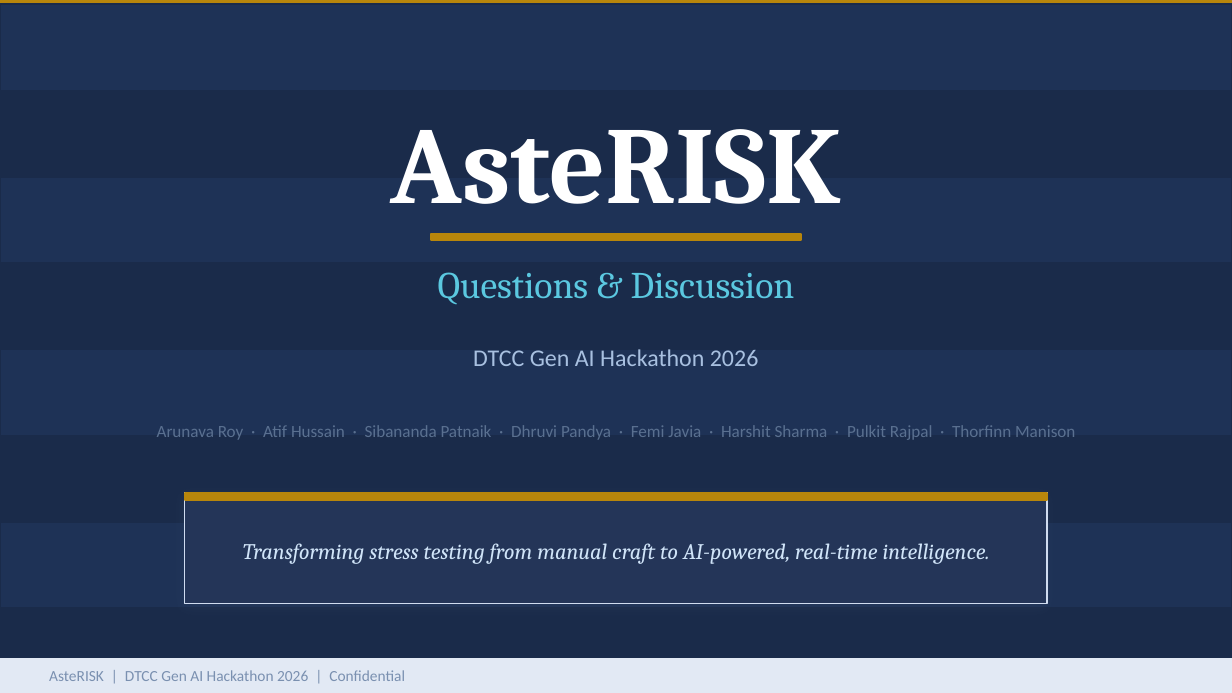
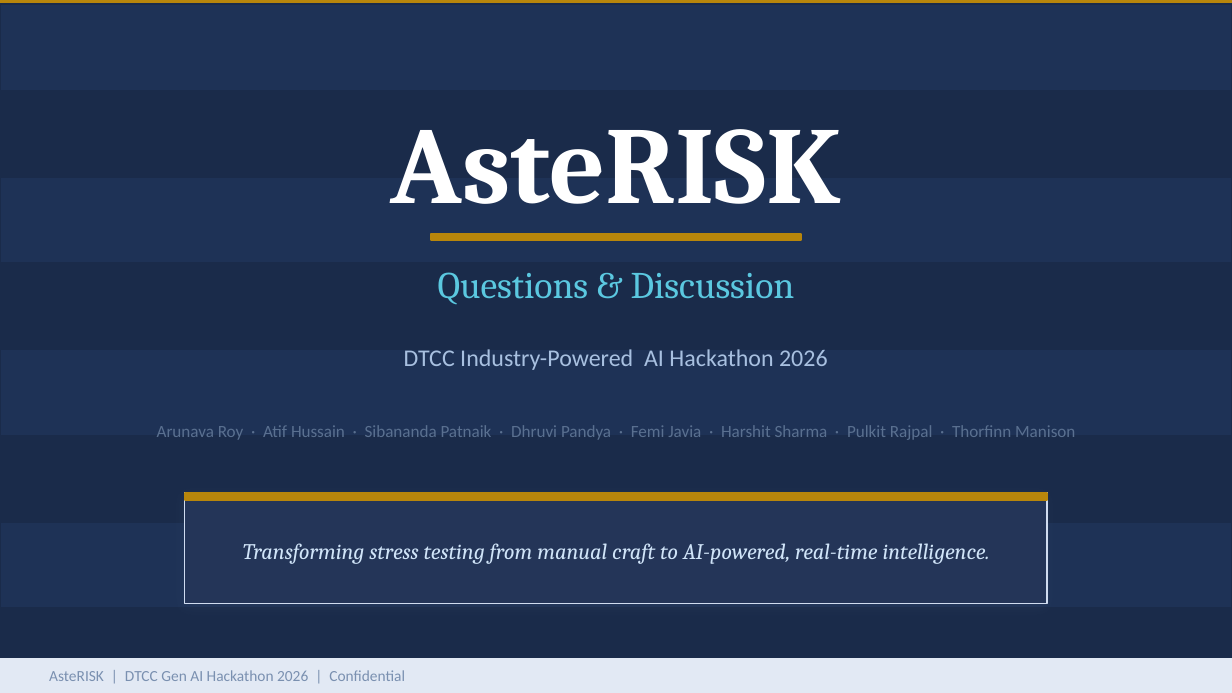
Before and after one commit to dhruvihp95/portfolio-agent, a slide deck: slide 7 of AsteRISK.pptx. Drawn at 1232x693 pixels with LibreOffice and Linux fonts; fonts in the diff are those of the drawing. Boxes give left, top, right and bottom in pixels: in the first picture for what was removed or moved away, otherwise in the second. Text is boxed around its words. In the diff, an @@ line names an element or a change of style, - is before the commit and + after.

```diff
--- a/AsteRISK.pptx
+++ b/AsteRISK.pptx
@@ text at [404, 349, 828, 370]: text changed @@
-DTCC Gen AI Hackathon 2026
+DTCC Industry-Powered AI Hackathon 2026
```
Also in this commit, not shown: 2 other slides changed.
